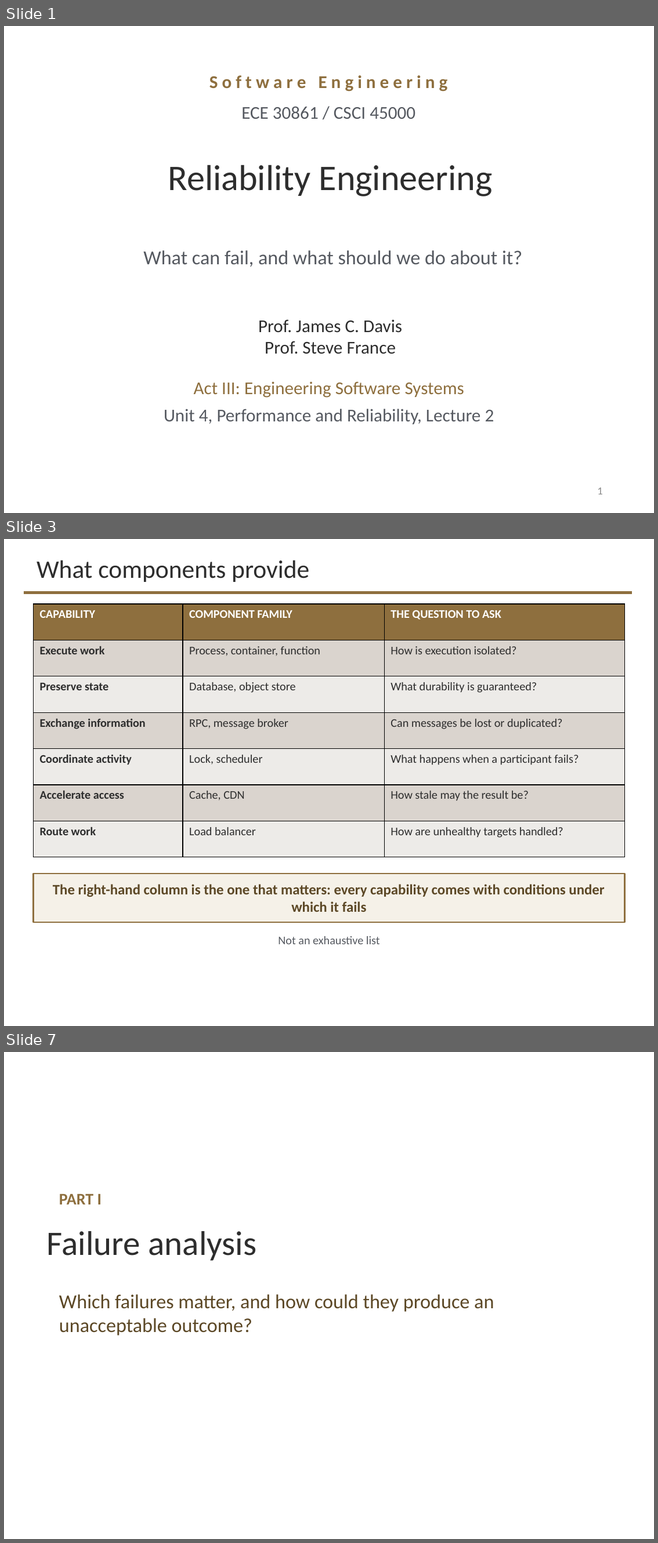
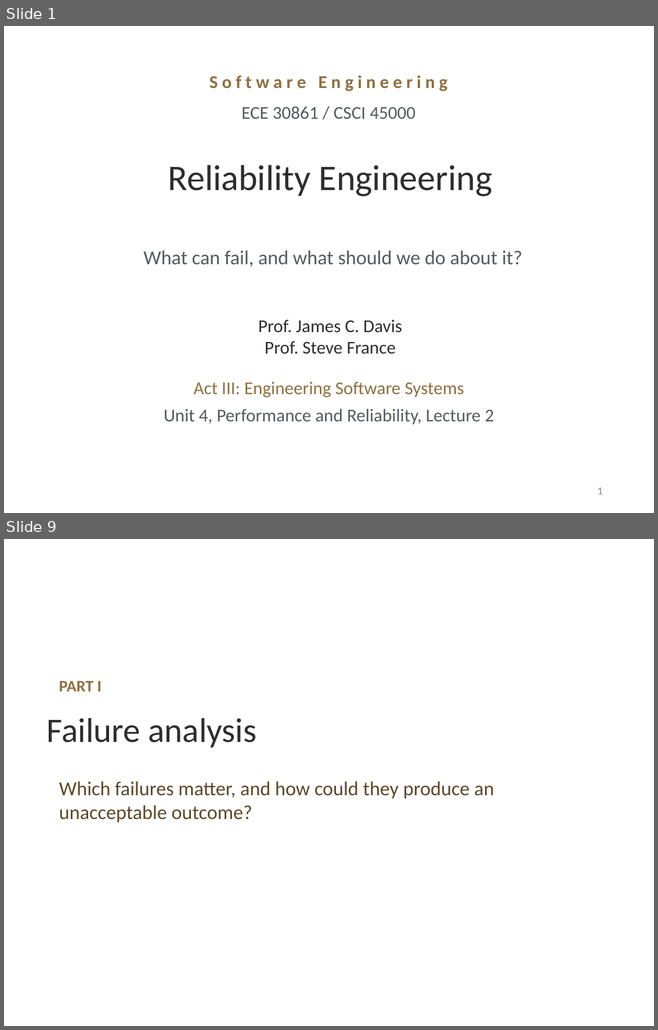
Before and after one commit to davisjam/model-based-agentic-software-engineering, a slide deck: course/lectures/act-3-software-in-the-world/04-performance-and-reliability/3-4-Performance-and-Reliability-2-Reliability-Engineering.pptx. Shown one above the other, each under a label of ours: slides 1, 3 and 7 before the commit, slides 1 and 9 after it; the slides between them are not shown. The pictures are 658x1543 and 658x1030 pixels, drawn with LibreOffice and Linux fonts; fonts in the diff are those of the drawing; background and template pictures are left out. Boxes give left, top, right and bottom in pixels: in the first picture for what was removed or moved away, otherwise in the second. Text is boxed around its words. In the diff, an @@ line names an element or a change of style, - is before the commit and + after.

```diff
--- a/course/lectures/act-3-software-in-the-world/04-performance-and-reliability/3-4-Performance-and-Reliability-2-Reliability-Engineering.pptx
+++ b/course/lectures/act-3-software-in-the-world/04-performance-and-reliability/3-4-Performance-and-Reliability-2-Reliability-Engineering.pptx
@@ slide 3 removed at <box>4,539,654,1026</box>, background #FFFFFF @@
@@ title removed at <box>36,560,309,582</box> @@
-What components provide
@@ line removed from (24, 593) to (632, 593) @@
@@ table removed at <box>33,604,625,857</box>, 7 rows, 3 columns @@
-CAPABILITY | COMPONENT FAMILY | THE QUESTION TO ASK
-Execute work | Process, container, function | How is execution isolated?
-Preserve state | Database, object store | What durability is guaranteed?
-Exchange information | RPC, message broker | Can messages be lost or duplicated?
-Coordinate activity | Lock, scheduler | What happens when a participant fails?
-Accelerate access | Cache, CDN | How stale may the result be?
-Route work | Load balancer | How are unhealthy targets handled?
@@ rectangle removed at <box>33,874,625,922</box> @@
-The right-hand column is the one that matters: every capability comes with conditions under which it fails
@@ text removed at <box>278,936,380,944</box> @@
-Not an exhaustive list
@@ what was slide 7 is now slide 9 @@
```
Also in this commit, not shown: 23 slides changed, 9 slides added, 2 other slides removed, 2 other files.
